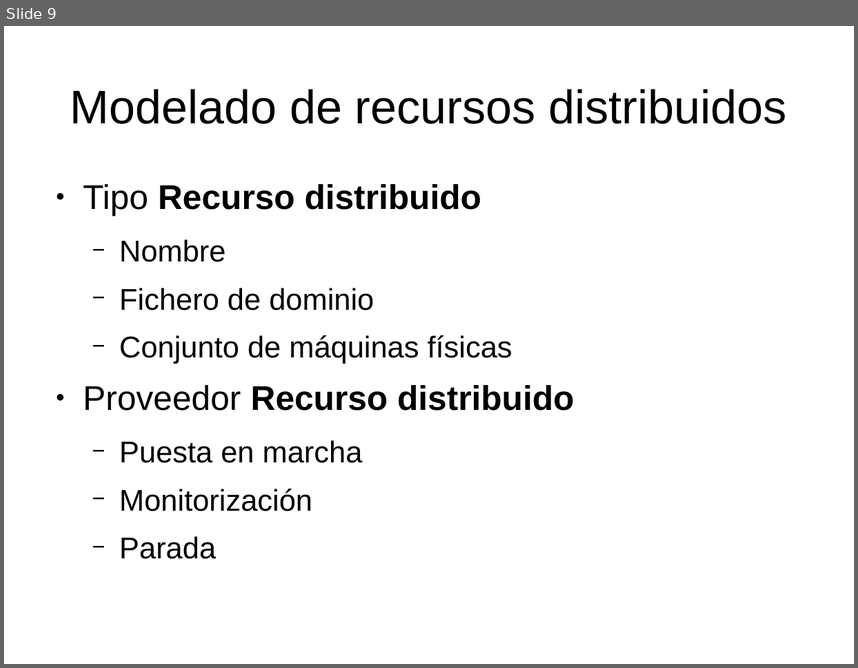
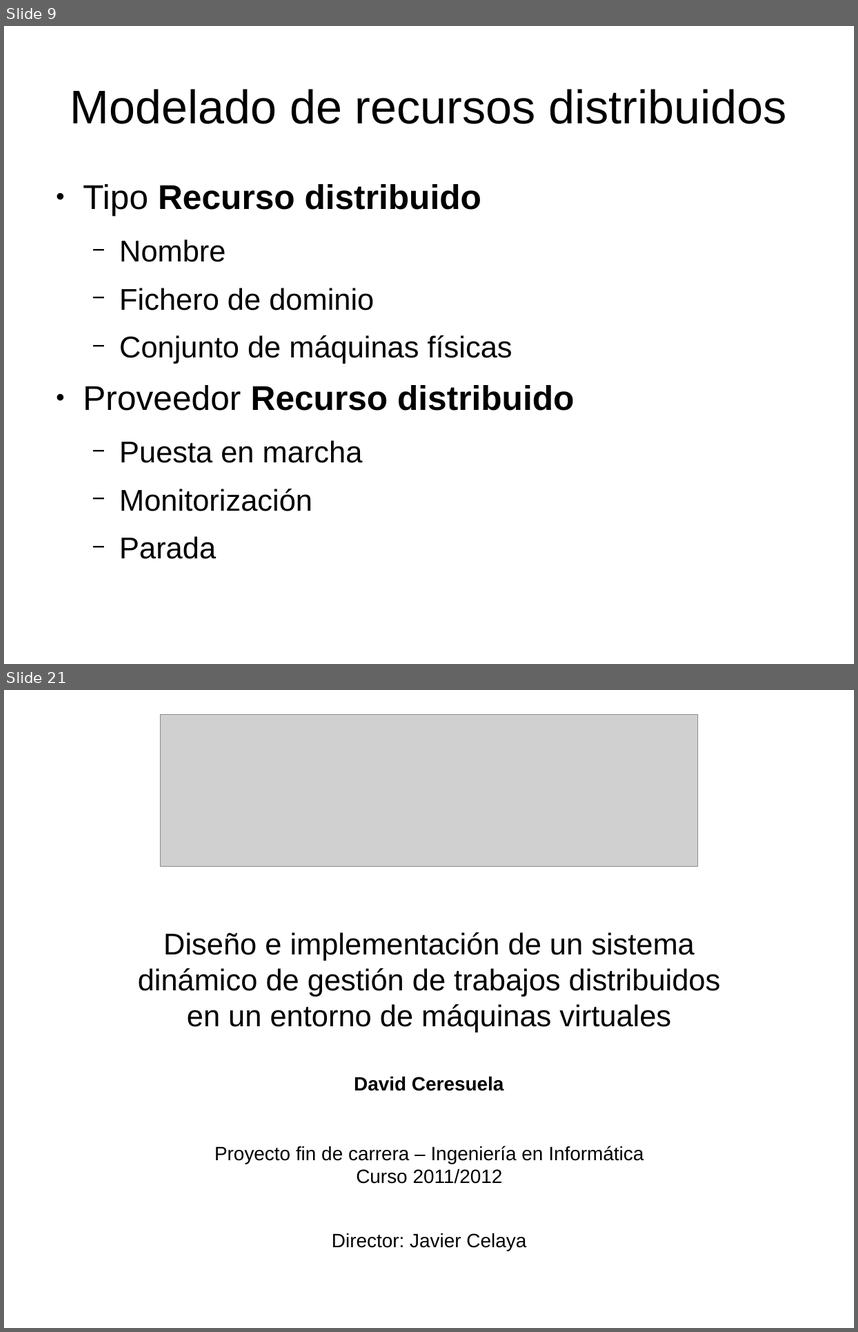
Before and after one commit to dcere/pfc, a slide deck: adm/presentacion/presentacion.odp. Shown one above the other, each under a label of ours: slide 9 before the commit, slides 9 and 21 after it; the slides between them are not shown. The pictures are 858x668 and 858x1332 pixels, drawn with LibreOffice and Linux fonts; fonts in the diff are those of the drawing; grey boxes stand for pictures. Boxes give left, top, right and bottom in pixels: in the first picture for what was removed or moved away, otherwise in the second. Text is boxed around its words. In the diff, an @@ line names an element or a change of style, - is before the commit and + after.

```diff
--- a/adm/presentacion/presentacion.odp
+++ b/adm/presentacion/presentacion.odp
@@ slide 21 added at <box>4,690,854,1328</box>, background #FFFFFF @@
@@ picture added at <box>161,714,698,866</box> @@
@@ text added at <box>138,932,721,1032</box>, 28 pt, text #000000 @@
+Diseño e implementación de un sistema dinámico de gestión de trabajos distribuidos en un entorno de máquinas virtuales
@@ text added at <box>354,1076,504,1091</box>, 18 pt, text #000000, bold @@
+David Ceresuela
@@ text added at <box>214,1145,644,1183</box>, 18 pt, text #000000 @@
+Proyecto fin de carrera – Ingeniería en Informática
+Curso 2011/2012
@@ text added at <box>332,1232,526,1251</box>, 18 pt, text #000000 @@
+Director: Javier Celaya
```
Also in this commit, not shown: 7 slides changed, 9 other slides added, 1 slide removed, 2 other files.
